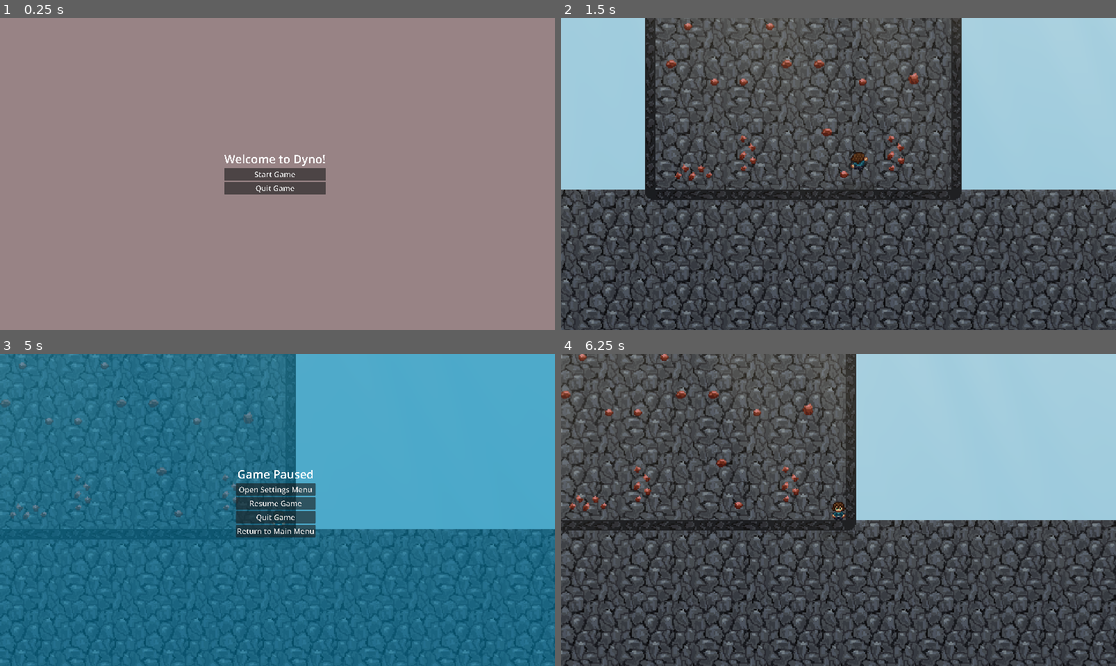
Above: before the commit, frames 1-4 (two rows, left to right).
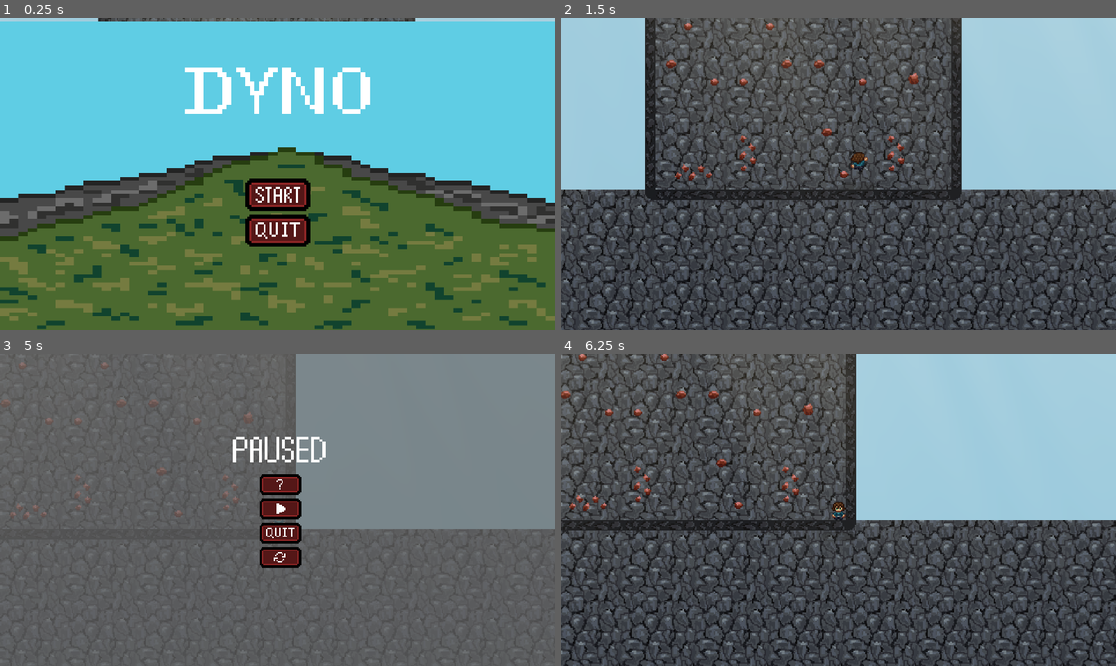
Above: after the commit, the same moments.

Repository: Tylefrost/Dyno
Game: Godot game, scene res://level_1.tscn
Same seed, same stepped clock (60 frames per second), same inputs: the game is played once before the commit and once after it.
Inputs (mouse positions are in pixels of both pictures, inside the frame that each line leads up to; where the layout moved, square brackets give the same spot in the first picture):
- Up to frame 1 (0.25 s): no input
- Up to frame 2 (1.5 s): click (838, 192) [832, 174] at 0.5 s; move the mouse to (866, 174) at 1.27 s; hold D (right) from 1.28 s (still down); click (866, 174) at 1.35 s
- Up to frame 3 (5 s): tap Space (jump) at 1.52, 2.27, 3.77, 4.52 s; move the mouse to (249, 510) at 2.02 s; click (249, 510) at 2.1 s; move the mouse to (288, 503) at 2.77 s; release D (right) at 2.78 s; hold A (left) 2.78-3.53 s; click (288, 503) at 2.85 s; move the mouse to (271, 516) at 3.52 s; hold D (right) from 3.53 s (still down); click (271, 516) at 3.6 s; move the mouse to (316, 513) at 4.27 s; click (316, 513) at 4.35 s; tap Escape (pause) at 4.9 s
- Up to frame 4 (6.25 s): release D (right) at 5 s; click (844, 485) [838, 491] at 5 s; click (844, 510) [838, 503] at 5.75 s

The runs differ from the first frame. In frame 1, 100% of the frame differs, in the area x 0-100%, y 0-100%; in frame 2, nothing differs; in frame 3, 100%; in frame 4, nothing differs.

Commit message:
Made prettier

Diff:
--- a/canvas_layer.tscn
+++ b/canvas_layer.tscn
@@ -1,9 +1,17 @@
-[gd_scene load_steps=5 format=3 uid="uid://u283db0kc2sf"]
+[gd_scene load_steps=13 format=3 uid="uid://u283db0kc2sf"]
 
 [ext_resource type="Script" path="res://main_menu.gd" id="1_vmrce"]
 [ext_resource type="Script" path="res://PauseMenu.gd" id="2_8hebc"]
+[ext_resource type="Texture2D" uid="uid://b1fmjhjrde4lh" path="res://assets/sprites/start_menu.png" id="2_wxf7x"]
 [ext_resource type="Script" path="res://DeathScreen.gd" id="3_f0igq"]
+[ext_resource type="Texture2D" uid="uid://y8avhujvs7tv" path="res://assets/sprites/start_button.png" id="3_okvb8"]
+[ext_resource type="Texture2D" uid="uid://crr8nxkc8ovlx" path="res://assets/sprites/quit_button.png" id="4_jpr6w"]
 [ext_resource type="Script" path="res://win_screen.gd" id="4_ttnsv"]
+[ext_resource type="Texture2D" uid="uid://cbyn0u5ih6emo" path="res://assets/sprites/paused.png" id="6_jdres"]
+[ext_resource type="Texture2D" uid="uid://bspo3cch3qqj1" path="res://assets/sprites/controls_button.png" id="7_fqumr"]
+[ext_resource type="Texture2D" uid="uid://blxkyvooe6cw2" path="res://assets/sprites/resume_button.png" id="8_p1qu4"]
+[ext_resource type="Texture2D" uid="uid://bcc403vynml2h" path="res://assets/sprites/restart_button.png" id="9_osju5"]
+[ext_resource type="Texture2D" uid="uid://dtfka2rdjvl18" path="res://assets/sprites/win_screen.png" id="12_6r1f6"]
 
 [node name="CanvasLayer" type="CanvasLayer"]
 
@@ -17,15 +25,6 @@
 grow_vertical = 2
 script = ExtResource("1_vmrce")
 
-[node name="ColorRect" type="ColorRect" parent="MainMenu"]
-layout_mode = 1
-anchors_preset = 15
-anchor_right = 1.0
-anchor_bottom = 1.0
-grow_horizontal = 2
-grow_vertical = 2
-color = Color(0.594641, 0.514437, 0.522888, 1)
-
 [node name="GridContainer" type="GridContainer" parent="MainMenu"]
 layout_mode = 1
 anchors_preset = 8
@@ -33,29 +32,39 @@
 anchor_top = 0.5
 anchor_right = 0.5
 anchor_bottom = 0.5
-offset_left = -175.0
-offset_top = -75.5
-offset_right = 175.0
-offset_bottom = 75.5
+offset_left = -160.0
+offset_top = -53.0
+offset_right = 190.0
+offset_bottom = 191.0
 grow_horizontal = 2
 grow_vertical = 2
 scale = Vector2(0.25, 0.25)
 pivot_offset = Vector2(172, 74)
 
-[node name="Label" type="Label" parent="MainMenu/GridContainer"]
-layout_mode = 2
-theme_override_font_sizes/font_size = 40
-text = "Welcome to Dyno!"
+[node name="Sprite2D" type="Sprite2D" parent="MainMenu/GridContainer"]
+position = Vector2(124, 0)
+scale = Vector2(4, 4)
+texture = ExtResource("2_wxf7x")
 
 [node name="Start" type="Button" parent="MainMenu/GridContainer"]
-layout_mode = 2
-theme_override_font_sizes/font_size = 26
-text = "Start Game"
+custom_minimum_size = Vector2(100, 120)
+layout_mode = 2
+theme_override_font_sizes/font_size = 26
+text = " "
+icon = ExtResource("3_okvb8")
+flat = true
+icon_alignment = 1
+expand_icon = true
 
 [node name="quit" type="Button" parent="MainMenu/GridContainer"]
-layout_mode = 2
-theme_override_font_sizes/font_size = 26
-text = "Quit Game"
+custom_minimum_size = Vector2(250, 120)
+layout_mode = 2
+theme_override_font_sizes/font_size = 26
+text = " "
+icon = ExtResource("4_jpr6w")
+flat = true
+icon_alignment = 1
+expand_icon = true
 
 [node name="PauseMenu" type="Control" parent="."]
 process_mode = 3
@@ -77,7 +86,7 @@
 anchor_bottom = 1.0
 grow_horizontal = 2
 grow_vertical = 2
-color = Color(0, 0.537255, 0.721569, 0.52549)
+color = Color(0.41, 0.41, 0.41, 0.701961)
 
 [node name="GridContainer" type="GridContainer" parent="PauseMenu"]
 layout_mode = 1
@@ -86,42 +95,60 @@
 anchor_top = 0.5
 anchor_right = 0.5
 anchor_bottom = 0.5
-offset_left = -137.5
-offset_top = -130.0
-offset_right = 137.5
-offset_bottom = 117.0
+offset_left = -137.0
+offset_top = -124.5
+offset_right = 163.0
+offset_bottom = 207.5
 grow_horizontal = 2
 grow_vertical = 2
 scale = Vector2(0.25, 0.25)
 pivot_offset = Vector2(136, 123)
 
-[node name="Label" type="Label" parent="PauseMenu/GridContainer"]
-layout_mode = 2
-size_flags_horizontal = 4
-theme_override_font_sizes/font_size = 40
-text = "Game Paused"
-horizontal_alignment = 1
+[node name="Sprite2D" type="Sprite2D" parent="PauseMenu/GridContainer"]
+position = Vector2(146, -77)
+scale = Vector2(10, 8)
+texture = ExtResource("6_jdres")
 
 [node name="settings" type="Button" parent="PauseMenu/GridContainer"]
-layout_mode = 2
-theme_override_font_sizes/font_size = 26
-text = "Open Settings Menu"
+custom_minimum_size = Vector2(300, 80)
+layout_mode = 2
+theme_override_font_sizes/font_size = 26
+text = " "
+icon = ExtResource("7_fqumr")
+flat = true
+icon_alignment = 1
+expand_icon = true
 
 [node name="resume" type="Button" parent="PauseMenu/GridContainer"]
-layout_mode = 2
-theme_override_font_sizes/font_size = 26
-text = "Resume Game"
+custom_minimum_size = Vector2(300, 80)
+layout_mode = 2
+theme_override_font_sizes/font_size = 26
+text = " "
+icon = ExtResource("8_p1qu4")
+flat = true
+icon_alignment = 1
+expand_icon = true
 
 [node name="quit" type="Button" parent="PauseMenu/GridContainer"]
+custom_minimum_size = Vector2(300, 80)
 layout_mode = 2
 size_flags_vertical = 4
 theme_override_font_sizes/font_size = 26
-text = "Quit Game"
+text = " "
+icon = ExtResource("4_jpr6w")
+flat = true
+icon_alignment = 1
+expand_icon = true
 
 [node name="returntomenu" type="Button" parent="PauseMenu/GridContainer"]
-layout_mode = 2
-theme_override_font_sizes/font_size = 26
-text = "Return to Main Menu"
+custom_minimum_size = Vector2(300, 80)
+layout_mode = 2
+theme_override_font_sizes/font_size = 26
+text = " "
+icon = ExtResource("9_osju5")
+flat = true
+icon_alignment = 1
+expand_icon = true
 
 [node name="DeathScreen" type="Control" parent="."]
 process_mode = 3
@@ -196,15 +223,6 @@
 grow_vertical = 2
 script = ExtResource("4_ttnsv")
 
-[node name="ColorRect" type="ColorRect" parent="WinScreen"]
-layout_mode = 1
-anchors_preset = 15
-anchor_right = 1.0
-anchor_bottom = 1.0
-grow_horizontal = 2
-grow_vertical = 2
-color = Color(0.0705882, 0.988235, 0.411765, 1)
-
 [node name="GridContainer" type="GridContainer" parent="WinScreen"]
 layout_mode = 1
 anchors_preset = 8
@@ -212,34 +230,43 @@
 anchor_top = 0.5
 anchor_right = 0.5
 anchor_bottom = 0.5
-offset_left = -86.5
-offset_top = -46.5
-offset_right = 86.5
-offset_bottom = 46.5
+offset_left = -21.0
+offset_top = -43.0
+offset_right = 179.0
+offset_bottom = 161.0
 grow_horizontal = 2
 grow_vertical = 2
 scale = Vector2(0.25, 0.25)
 pivot_offset = Vector2(137, 75)
 
-[node name="Label" type="Label" parent="WinScreen/GridContainer"]
-layout_mode = 2
-size_flags_horizontal = 4
-theme_override_font_sizes/font_size = 40
-text = "You Won!!!"
+[node name="Sprite2D" type="Sprite2D" parent="WinScreen/GridContainer"]
+position = Vector2(-329, -47)
+scale = Vector2(4, 4)
+texture = ExtResource("12_6r1f6")
 
 [node name="returnbutton" type="Button" parent="WinScreen/GridContainer"]
+custom_minimum_size = Vector2(200, 100)
 layout_mode = 2
 size_flags_horizontal = 4
 size_flags_vertical = 4
 theme_override_font_sizes/font_size = 26
-text = "Return to Main Menu"
+text = " "
+icon = ExtResource("9_osju5")
+flat = true
+icon_alignment = 1
+expand_icon = true
 
 [node name="quitbutton" type="Button" parent="WinScreen/GridContainer"]
+custom_minimum_size = Vector2(200, 100)
 layout_mode = 2
 size_flags_horizontal = 4
 size_flags_vertical = 4
 theme_override_font_sizes/font_size = 26
-text = "Quit Game"
+text = " "
+icon = ExtResource("4_jpr6w")
+flat = true
+icon_alignment = 1
+expand_icon = true
 
 [connection signal="tree_exited" from="MainMenu" to="." method="_on_main_menu_tree_exited"]
 [connection signal="pressed" from="MainMenu/GridContainer/Start" to="MainMenu" method="_on_start_pressed"]
Binary file added: assets/sprites/controls_button.png
Not shown, added: assets/sprites/controls_button.png.import
Binary file added: assets/sprites/paused.png
Not shown, added: assets/sprites/paused.png.import
Binary file added: assets/sprites/quit_button.png
Not shown, added: assets/sprites/quit_button.png.import
Binary file added: assets/sprites/restart_button.png
Not shown, added: assets/sprites/restart_button.png.import
Binary file added: assets/sprites/resume_button.png
Not shown, added: assets/sprites/resume_button.png.import
Binary file added: assets/sprites/start_button.png
Not shown, added: assets/sprites/start_button.png.import
(and 4 more such lines)
